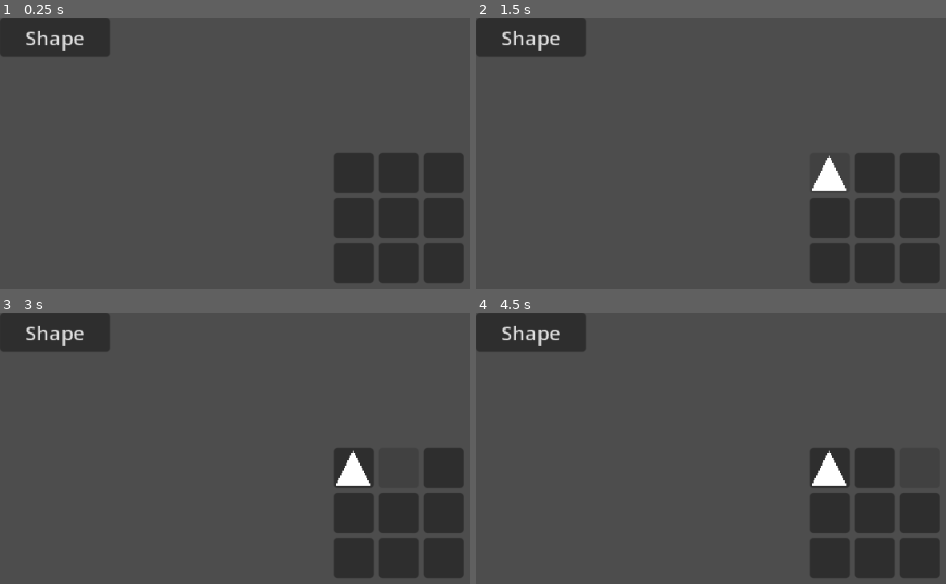
Above: before the commit, frames 1-4 (two rows, left to right).
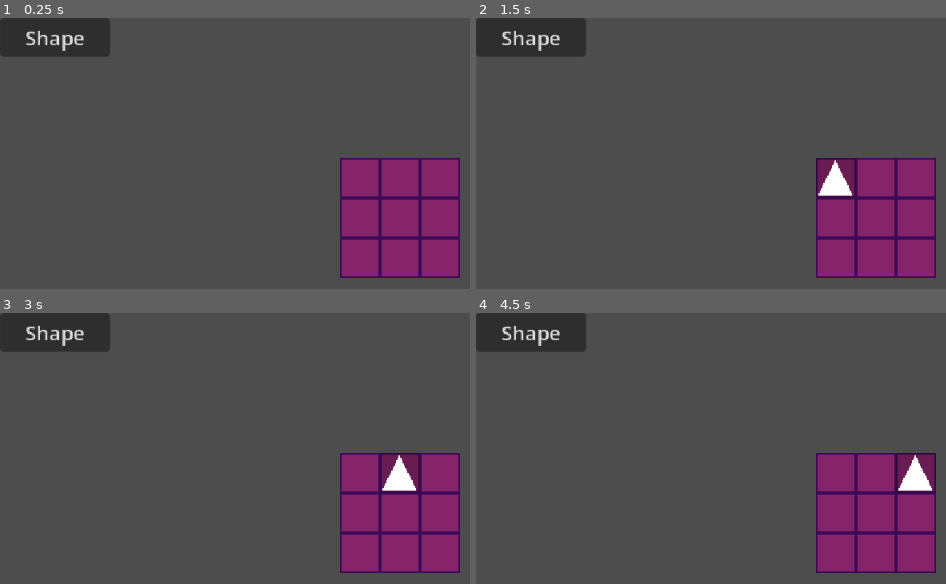
Above: after the commit, the same moments.

Repository: Crimbane/simple-incremental
Game: Godot game, scene res://Testing/Crimtane/test_scene.tscn
Two runs of this game, one before a commit and one after it. Both use one fixed random seed, a clock stepped at 60 frames per second and the inputs below. The project has no main scene, so this scene is started directly.
Inputs (mouse positions are in pixels of both pictures, inside the frame that each line leads up to):
- Up to frame 1 (0.25 s): no input
- Up to frame 2 (1.5 s): click "Shape" at 0.5 s; click (828, 172) at 1.27 s
- Up to frame 3 (3 s): click (361, 472) at 2.02 s; click (399, 467) at 2.77 s
- Up to frame 4 (4.5 s): click (875, 472) at 3.52 s; click (917, 467) at 4.27 s

The runs differ from the first frame. In frame 1, 13% of the frame differs, in the area x 71-99%, y 49-98%; in frame 2, 12%; in frame 3, 13%; in frame 4, 13%.

Commit message:
Finished coding a grid system in my test scene

Diff:
--- /dev/null
+++ b/Systems/Grid/grid_slot_button.tscn
@@ -0,0 +1,23 @@
+[gd_scene format=3 uid="uid://dvinbarfymwhy"]
+
+[ext_resource type="Texture2D" uid="uid://coxg1sw70d0bn" path="res://Systems/Grid/Art/GridSlot.png" id="1_hdoya"]
+
+[sub_resource type="StyleBoxTexture" id="StyleBoxTexture_fjc7g"]
+texture = ExtResource("1_hdoya")
+
+[sub_resource type="StyleBoxTexture" id="StyleBoxTexture_nrqo6"]
+texture = ExtResource("1_hdoya")
+modulate_color = Color(1.1291975, 1.1291975, 1.1291975, 1)
+
+[sub_resource type="StyleBoxTexture" id="StyleBoxTexture_6pas7"]
+texture = ExtResource("1_hdoya")
+modulate_color = Color(0.78235406, 0.78235406, 0.78235406, 1)
+
+[node name="GridSlotButton" type="Button" unique_id=1294166546]
+custom_minimum_size = Vector2(32, 32)
+custom_maximum_size = Vector2(32, 32)
+offset_right = 8.0
+offset_bottom = 8.0
+theme_override_styles/normal = SubResource("StyleBoxTexture_fjc7g")
+theme_override_styles/pressed = SubResource("StyleBoxTexture_nrqo6")
+theme_override_styles/hover = SubResource("StyleBoxTexture_6pas7")
--- a/Testing/Crimtane/test_scene.gd
+++ b/Testing/Crimtane/test_scene.gd
@@ -1,45 +1,134 @@
 extends Control
 
 
-@onready var button: Button = $Button
-@onready var grid: Array = $GridContainer.get_children()
+const SHAPE: PackedScene = preload("uid://5qtpdede8o7j")
+const GRID_SLOT_BUTTON: PackedScene = preload("uid://dvinbarfymwhy")
 
-const SHAPE: PackedScene = preload("uid://5qtpdede8o7j")
+@export var gridSize: int = 3:
+	set(value):
+		gridSize = value
+		updateGrid()
 
-var cursorCarrySlot: Node2D
+@onready var shapeButton: Button = $Button
+@onready var gridContainer: GridContainer = $GridContainer
 
-# Called when the node enters the scene tree for the first time.
-func _ready() -> void:
-	button.button_down.connect(_on_button_press)
-
-	for slot in grid:
-		slot.button_down.connect(_on_gridslot_pressed.bind(slot))
+var shapeHeldByCursor: Node2D
+var gridButtons: Array
+var gridStorage: Array[Dictionary]
 
 
-# Called every frame. 'delta' is the elapsed time since the previous frame.
+func _ready() -> void:
+	shapeButton.button_down.connect(_on_shape_button_press)
+	updateGrid()
+
+
 func _process(_delta: float) -> void:
-	if cursorCarrySlot:
-		cursorCarrySlot.global_position = get_global_mouse_position()
+	if shapeHeldByCursor:
+		shapeHeldByCursor.global_position = get_global_mouse_position()
 
 func _unhandled_input(event: InputEvent) -> void:
 	if event.is_action_pressed("Left Click"):
-		if cursorCarrySlot:
-			print("cancel")
-			cursorCarrySlot.queue_free()
+		if shapeHeldByCursor:
+			if getSlotInStorageByShape(shapeHeldByCursor) == null:
+				print("cancel")
+				shapeHeldByCursor.queue_free()
+			else:
+				print("delete")
+				removeShapeFromStorage(shapeHeldByCursor)
+				shapeHeldByCursor.queue_free()
 
 
-func _on_button_press() -> void:
-	if cursorCarrySlot:
+func _on_shape_button_press() -> void:
+	if shapeHeldByCursor:
 		return
 
-	var new_shape = SHAPE.instantiate()
-	cursorCarrySlot = new_shape
-	add_child(new_shape)
+	var newShape = SHAPE.instantiate()
+	shapeHeldByCursor = newShape
+	add_child(newShape)
 
 
-func _on_gridslot_pressed(gridslot: Button) -> void:
-	if cursorCarrySlot and gridslot.get_children().size() == 0:
-		print("place")
-		cursorCarrySlot.reparent(gridslot)
-		cursorCarrySlot.global_position = gridslot.global_position + Vector2(16, 16)
-		cursorCarrySlot = null
+func _on_grid_button_pressed(gridButton: Button, slot: int) -> void:
+
+	if shapeHeldByCursor and not getShapeInStorageBySlot(slot):
+		if getSlotInStorageByShape(shapeHeldByCursor) == null:
+			print("place")
+			addShapeToStorage(slot, shapeHeldByCursor)
+		else:
+			print("move")
+			removeShapeFromStorage(shapeHeldByCursor)
+			addShapeToStorage(slot, shapeHeldByCursor)
+
+		shapeHeldByCursor.reparent(gridButton)
+		shapeHeldByCursor.global_position = gridButton.global_position + Vector2(16, 16)
+		shapeHeldByCursor = null
+
+	elif shapeHeldByCursor and getShapeInStorageBySlot(slot) == shapeHeldByCursor:
+		print("place back")
+
+		shapeHeldByCursor.reparent(gridButton)
+		shapeHeldByCursor.global_position = gridButton.global_position + Vector2(16, 16)
+		shapeHeldByCursor = null
+
+	elif not shapeHeldByCursor and getShapeInStorageBySlot(slot):
+		print("pickup")
+
+		getShapeInStorageBySlot(slot).reparent(self)
+		shapeHeldByCursor = getShapeInStorageBySlot(slot)
+
+
+func addShapeToStorage(slot: int, shape: Node2D) -> void:
+	gridStorage.append({"slot": slot,"shape": shape})
+
+func removeShapeFromStorage(shape: Node2D) -> void:
+	for dict in gridStorage:
+		if dict["shape"] == shape:
+			gridStorage.erase(dict)
+			return
+
+func removeShapeFromStorageSlot(slot: int) -> void:
+	for dict in gridStorage:
+		if dict["slot"] == slot:
+			gridStorage.erase(dict)
+			return
+
+func getShapeInStorageBySlot(slot: int) -> Node2D:
+	for dict in gridStorage:
+		if dict["slot"] == slot:
+			return dict["shape"]
+	return null
+
+func getSlotInStorageByShape(shape: Node2D):
+	for dict in gridStorage:
+		if dict["shape"] == shape:
+			return dict["slot"]
+	return null
+
+
+func updateGrid() -> void:
+	if gridSize < 1:
+		push_error("Grid size cannot be smaller than 0")
+		return
+
+	var buttonsInGrid = gridContainer.get_children()
+	var currentAmountOfButtons = buttonsInGrid.size()
+	var totalButtonAmountNeeded = gridSize * gridSize
+
+	if currentAmountOfButtons == totalButtonAmountNeeded:
+		return
+
+	var amountOfButtonsToAdd = 0
+	if currentAmountOfButtons == 0:
+		amountOfButtonsToAdd = totalButtonAmountNeeded
+	elif currentAmountOfButtons < totalButtonAmountNeeded:
+		amountOfButtonsToAdd = totalButtonAmountNeeded - currentAmountOfButtons
+	else:
+		#Code for downgrading grid?
+		return
+
+	for i in range(amountOfButtonsToAdd):
+		var newButton = GRID_SLOT_BUTTON.instantiate()
+		gridContainer.add_child(newButton)
+		newButton.button_down.connect(_on_grid_button_pressed.bind(newButton, gridContainer.get_children().find(newButton)))
+
+	gridContainer.columns = gridSize
+	gridButtons = gridContainer.get_children()
--- a/Testing/Crimtane/test_scene.tscn
+++ b/Testing/Crimtane/test_scene.tscn
@@ -27,46 +27,12 @@
 anchor_top = 0.5
 anchor_right = 0.5
 anchor_bottom = 0.5
-offset_left = -53.0
-offset_top = -52.0
-offset_right = 51.0
-offset_bottom = 52.0
+offset_left = -16.0
+offset_top = -16.0
+offset_right = 16.0
+offset_bottom = 16.0
 grow_horizontal = 2
 grow_vertical = 2
+theme_override_constants/h_separation = 0
+theme_override_constants/v_separation = 0
 columns = 3
-
-[node name="Panel" type="Button" parent="Control/GridContainer" unique_id=253873984]
-custom_minimum_size = Vector2(32, 32)
-layout_mode = 2
-
-[node name="Panel2" type="Button" parent="Control/GridContainer" unique_id=408859334]
-custom_minimum_size = Vector2(32, 32)
-layout_mode = 2
-
-[node name="Panel3" type="Button" parent="Control/GridContainer" unique_id=1275156162]
-custom_minimum_size = Vector2(32, 32)
-layout_mode = 2
-
-[node name="Panel4" type="Button" parent="Control/GridContainer" unique_id=1277491323]
-custom_minimum_size = Vector2(32, 32)
-layout_mode = 2
-
-[node name="Panel5" type="Button" parent="Control/GridContainer" unique_id=1306194115]
-custom_minimum_size = Vector2(32, 32)
-layout_mode = 2
-
-[node name="Panel6" type="Button" parent="Control/GridContainer" unique_id=1933625523]
-custom_minimum_size = Vector2(32, 32)
-layout_mode = 2
-
-[node name="Panel7" type="Button" parent="Control/GridContainer" unique_id=258828235]
-custom_minimum_size = Vector2(32, 32)
-layout_mode = 2
-
-[node name="Panel8" type="Button" parent="Control/GridContainer" unique_id=1343051639]
-custom_minimum_size = Vector2(32, 32)
-layout_mode = 2
-
-[node name="Panel9" type="Button" parent="Control/GridContainer" unique_id=1352781380]
-custom_minimum_size = Vector2(32, 32)
-layout_mode = 2
Binary file added: Systems/Grid/Art/GridSlot.png
Not shown, added: Systems/Grid/Art/GridSlot.png.import
Not shown, removed: Testing/Crimtane/delete_me.txt
